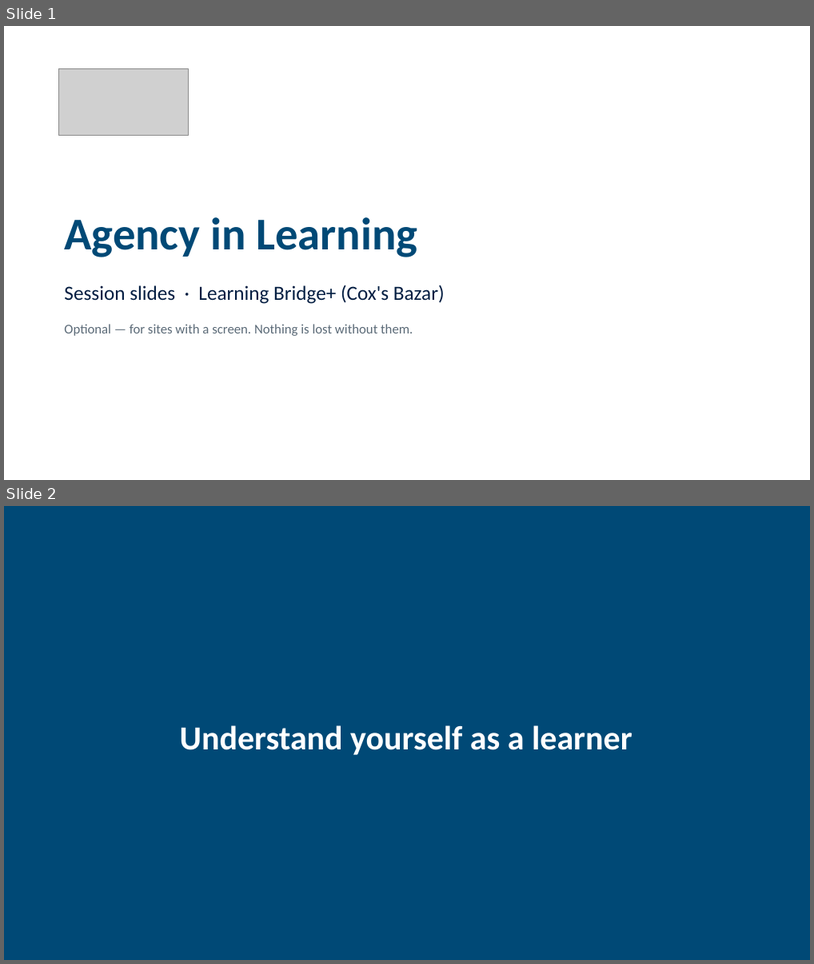
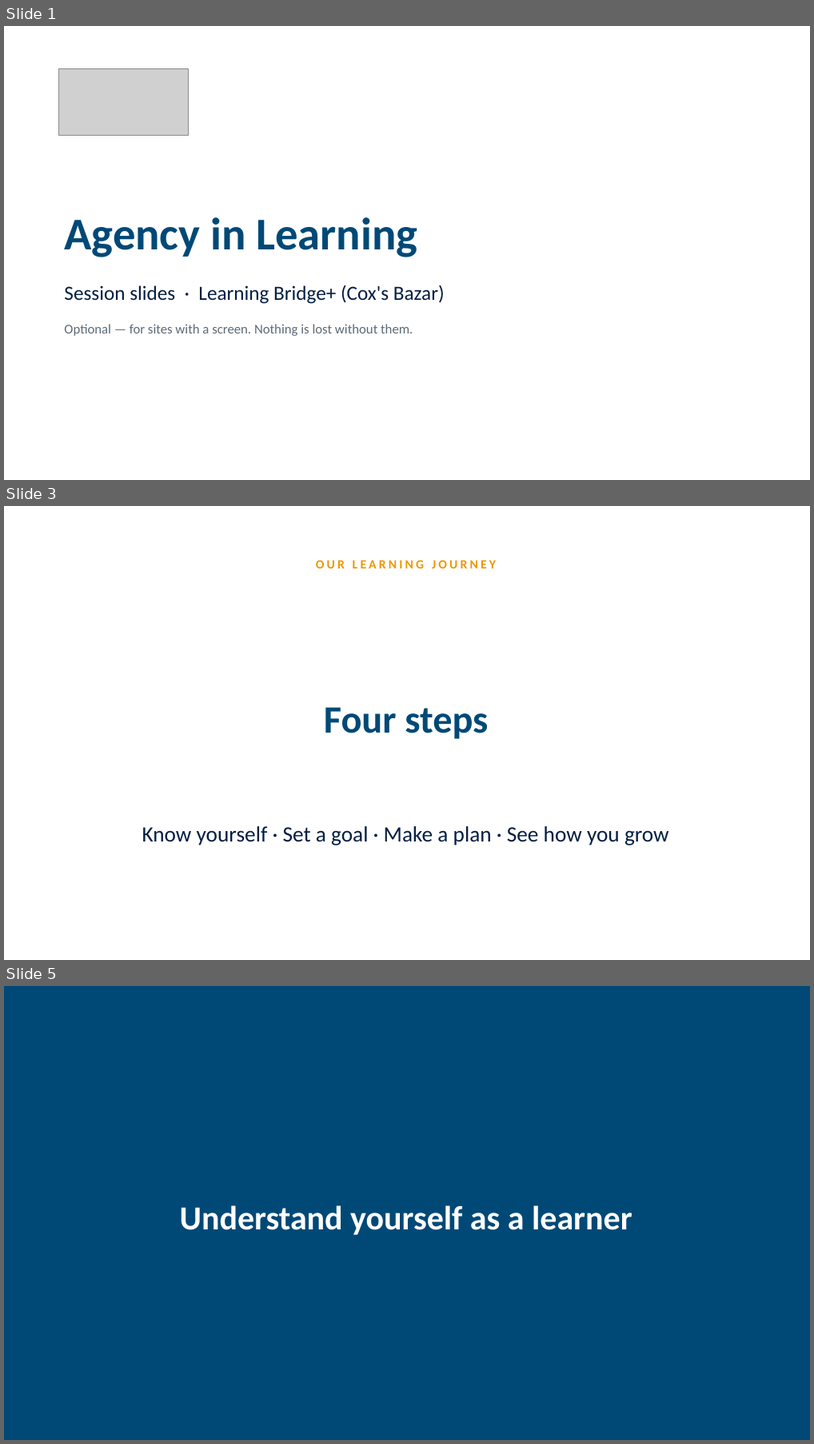
Before and after one commit to louie-amala/amala-education-curriculum-site, a slide deck: public/downloads/agency-in-learning-slides.pptx. Shown one above the other, each under a label of ours: slides 1 and 2 before the commit, slides 1, 3 and 5 after it; the slides between them are not shown. The pictures are 814x964 and 814x1444 pixels, drawn with LibreOffice and Linux fonts; fonts in the diff are those of the drawing; grey boxes stand for pictures. Boxes give left, top, right and bottom in pixels: in the first picture for what was removed or moved away, otherwise in the second. Text is boxed around its words. In the diff, an @@ line names an element or a change of style, - is before the commit and + after.

```diff
--- a/public/downloads/agency-in-learning-slides.pptx
+++ b/public/downloads/agency-in-learning-slides.pptx
@@ slide 3 added at [4,506,810,960], background #FFFFFF @@
@@ text added at [316,560,496,568], 15 pt, text #EF9600, bold @@
+OUR LEARNING JOURNEY
@@ text added at [324,707,488,739], 46 pt, text #004976, bold @@
+Four steps
@@ text added at [142,826,670,845], 26 pt, text #041E42 @@
+Know yourself · Set a goal · Make a plan · See how you grow
@@ what was slide 2 is now slide 5 @@
```
Also in this commit, not shown: 2 other slides added, 5 other files.
